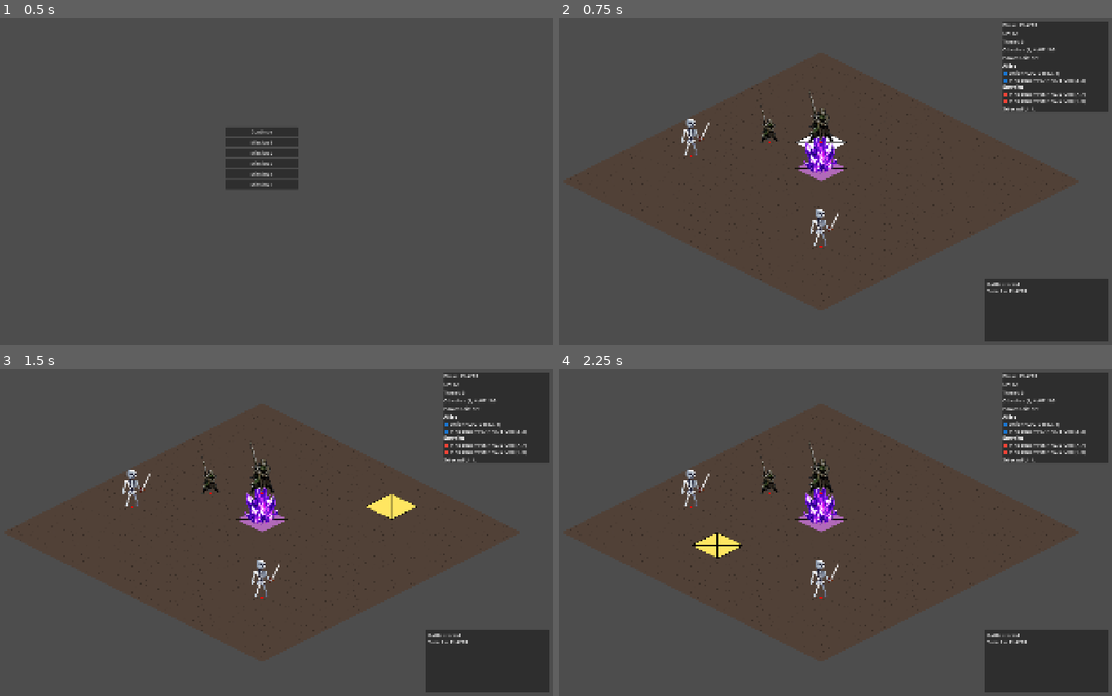
Above: before the commit, frames 1-4 (two rows, left to right).
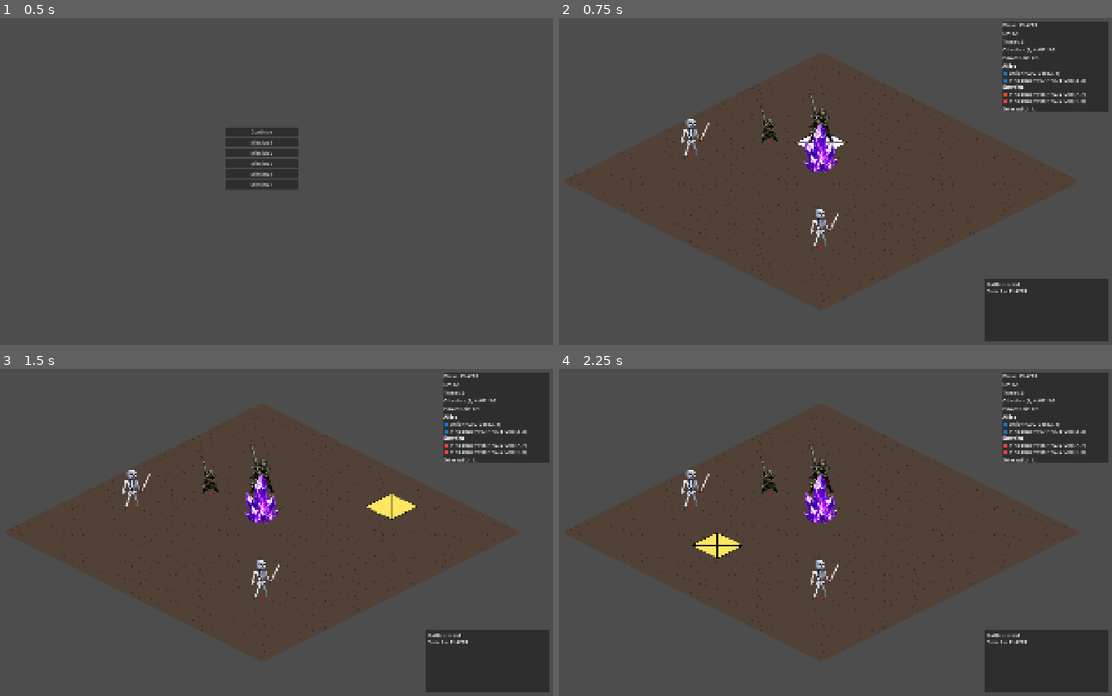
Above: after the commit, the same moments.

Repository: Nick-labs/TGS
Game: Godot game, scene res://scenes/ui/MainMenu.tscn
The game is run twice, just before and just after one commit, with the same random seed, the same clock (stepped at 60 frames per second) and the same inputs.
Inputs (mouse positions are in pixels of both pictures, inside the frame that each line leads up to):
- Up to frame 1 (0.5 s): no input
- Up to frame 2 (0.75 s): click "Continue" at 0.5 s
- Up to frame 3 (1.5 s): tap Enter at 1.25 s; move the mouse to (392, 516) at 1.27 s; click (392, 516) at 1.42 s
- Up to frame 4 (2.25 s): tap Space at 2 s; move the mouse to (702, 548) at 2.02 s; click (702, 548) at 2.17 s

Frame 1 is identical in both runs. In frame 2, 0.3% of the frame differs, in the area x 42-86%, y 12-50%; in frame 3, 0.3%; in frame 4, 0.3%.

Commit message:
fix objective z_index

Diff:
--- /dev/null
+++ b/data/common_units/sniper.tres
@@ -0,0 +1,18 @@
+[gd_resource type="Resource" script_class="UnitData" format=3 uid="uid://b7uhwjx5daqvo"]
+
+[ext_resource type="Script" uid="uid://dyjcs427yavw2" path="res://scripts/actions/BattleAction.gd" id="1_xqj20"]
+[ext_resource type="Script" uid="uid://j4df27kdc5dj" path="res://scripts/actions/ArtilleryAttackAction.gd" id="2_1snc6"]
+[ext_resource type="Script" uid="uid://ctnia1aps2tlj" path="res://scripts/data/UnitData.gd" id="3_xdc3u"]
+[ext_resource type="Texture2D" uid="uid://qk2jan01ound" path="res://assets/sprites/units/TestUnit.png" id="4_jce7r"]
+
+[sub_resource type="Resource" id="Resource_wx00p"]
+script = ExtResource("2_1snc6")
+metadata/_custom_type_script = "uid://j4df27kdc5dj"
+
+[resource]
+script = ExtResource("3_xdc3u")
+max_hp = 2
+texture = ExtResource("4_jce7r")
+visual_scale = Vector2(0.7, 0.7)
+actions = Array[ExtResource("1_xqj20")]([SubResource("Resource_wx00p")])
+metadata/_custom_type_script = "uid://ctnia1aps2tlj"
--- a/data/missions/mission_1/spawn_skeleton_1.tres
+++ b/data/missions/mission_1/spawn_skeleton_1.tres
@@ -1,7 +1,7 @@
 [gd_resource type="Resource" script_class="UnitSpawnData" format=3 uid="uid://b55ua2crbqysr"]
 
 [ext_resource type="Script" uid="uid://bnbqlpili3pr" path="res://scripts/data/UnitSpawnData.gd" id="1_6w3h3"]
-[ext_resource type="Resource" uid="uid://cfvugeiywarqv" path="res://data/units/skeleton.tres" id="2_6w3h3"]
+[ext_resource type="Resource" uid="uid://cfvugeiywarqv" path="res://data/common_units/skeleton.tres" id="2_6w3h3"]
 
 [resource]
 script = ExtResource("1_6w3h3")
--- a/data/missions/mission_1/spawn_skeleton_2.tres
+++ b/data/missions/mission_1/spawn_skeleton_2.tres
@@ -1,7 +1,7 @@
 [gd_resource type="Resource" script_class="UnitSpawnData" format=3 uid="uid://53rxbwebva11"]
 
 [ext_resource type="Script" uid="uid://bnbqlpili3pr" path="res://scripts/data/UnitSpawnData.gd" id="1_knocj"]
-[ext_resource type="Resource" uid="uid://cfvugeiywarqv" path="res://data/units/skeleton.tres" id="2_ykhtv"]
+[ext_resource type="Resource" uid="uid://cfvugeiywarqv" path="res://data/common_units/skeleton.tres" id="2_ykhtv"]
 
 [resource]
 script = ExtResource("1_knocj")
--- a/data/missions/mission_1/spawn_sniper_1.tres
+++ b/data/missions/mission_1/spawn_sniper_1.tres
@@ -1,7 +1,7 @@
 [gd_resource type="Resource" script_class="UnitSpawnData" format=3 uid="uid://ci5r51bl7ycnl"]
 
 [ext_resource type="Script" uid="uid://bnbqlpili3pr" path="res://scripts/data/UnitSpawnData.gd" id="1_43ds3"]
-[ext_resource type="Resource" uid="uid://dspqjoru7mlhj" path="res://data/units/striker.tres" id="2_43282"]
+[ext_resource type="Resource" uid="uid://dspqjoru7mlhj" path="res://data/common_units/striker.tres" id="2_43282"]
 
 [resource]
 script = ExtResource("1_43ds3")
--- a/data/missions/mission_1/spawn_striker_1.tres
+++ b/data/missions/mission_1/spawn_striker_1.tres
@@ -1,7 +1,7 @@
 [gd_resource type="Resource" script_class="UnitSpawnData" format=3 uid="uid://d3y75uhgq6tvs"]
 
 [ext_resource type="Script" uid="uid://bnbqlpili3pr" path="res://scripts/data/UnitSpawnData.gd" id="1_tk64b"]
-[ext_resource type="Resource" uid="uid://b7uhwjx5daqvo" path="res://data/units/sniper.tres" id="2_o4xwm"]
+[ext_resource type="Resource" uid="uid://b7uhwjx5daqvo" path="res://data/common_units/sniper.tres" id="2_o4xwm"]
 
 [resource]
 script = ExtResource("1_tk64b")
--- a/data/units/sniper.tres
+++ /dev/null
@@ -1,18 +0,0 @@
-[gd_resource type="Resource" script_class="UnitData" format=3 uid="uid://b7uhwjx5daqvo"]
-
-[ext_resource type="Script" uid="uid://ctnia1aps2tlj" path="res://scripts/data/UnitData.gd" id="1_22dgs"]
-[ext_resource type="Script" uid="uid://dyjcs427yavw2" path="res://scripts/actions/BattleAction.gd" id="1_w8ulu"]
-[ext_resource type="Texture2D" uid="uid://qk2jan01ound" path="res://assets/sprites/units/TestUnit.png" id="2_tj5ci"]
-[ext_resource type="Script" uid="uid://j4df27kdc5dj" path="res://scripts/actions/ArtilleryAttackAction.gd" id="2_uqikw"]
-
-[sub_resource type="Resource" id="Resource_wx00p"]
-script = ExtResource("2_uqikw")
-metadata/_custom_type_script = "uid://j4df27kdc5dj"
-
-[resource]
-script = ExtResource("1_22dgs")
-max_hp = 2
-texture = ExtResource("2_tj5ci")
-visual_scale = Vector2(0.7, 0.7)
-actions = Array[ExtResource("1_w8ulu")]([SubResource("Resource_wx00p")])
-metadata/_custom_type_script = "uid://ctnia1aps2tlj"
--- a/scenes/map/Battle.tscn
+++ b/scenes/map/Battle.tscn
@@ -41,19 +41,22 @@
 z_index = 102
 
 [node name="ObjectiveMarker" type="Node2D" parent="GridRoot/Grid" unique_id=316648406]
-z_index = 99
+z_as_relative = false
 
 [node name="Sprite2D" type="Sprite2D" parent="GridRoot/Grid/ObjectiveMarker" unique_id=1532770609]
 modulate = Color(0.9, 0.5, 1, 0.65)
+z_as_relative = false
 texture = ExtResource("15_objtex")
 
 [node name="Crystall2" type="Sprite2D" parent="GridRoot/Grid/ObjectiveMarker" unique_id=1272201249]
+z_index = 1008
+z_as_relative = false
 position = Vector2(-2, -41)
 scale = Vector2(0.19873045, 0.19873045)
 texture = ExtResource("6_1mbps")
 
 [node name="Units" type="Node2D" parent="GridRoot" unique_id=1829051910]
-z_index = 10
+z_as_relative = false
 y_sort_enabled = true
 
 [node name="UnitManager" parent="GridRoot" unique_id=188568835 node_paths=PackedStringArray("grid", "units_parent") instance=ExtResource("5_37gw2")]
--- /dev/null
+++ b/scenes/units/Entity.gd
@@ -0,0 +1,18 @@
+class_name Entity
+extends Node2D
+
+var hp: int
+var max_hp: int
+var cell: Vector2i
+
+#func take_damage(amount: int):
+	#hp -= amount
+	#
+	#if hp <= 0:
+		#die()
+#
+#func die():
+	#queue_free()
+
+func update_z_index():
+	z_index = cell.x + cell.y + 1000 # 1000 is entity layer
--- /dev/null
+++ b/scenes/units/Entity.tscn
@@ -0,0 +1,6 @@
+[gd_scene format=3 uid="uid://cyt77s51ab3jm"]
+
+[ext_resource type="Script" uid="uid://d0c1vouq0ur8j" path="res://scenes/units/Entity.gd" id="1_ohhko"]
+
+[node name="Entity" type="Node2D" unique_id=906112986]
+script = ExtResource("1_ohhko")
--- a/scripts/data/MissionData.gd
+++ b/scripts/data/MissionData.gd
@@ -1,6 +1,7 @@
 extends Resource
 class_name MissionData
 
+@export var grid_size: Vector2i = Vector2i(10, 10)
 @export var objective_cell: Vector2i
 @export var objective_max_hp: int = 5
 @export var cp_max: int = 3
--- a/scripts/map/Grid.gd
+++ b/scripts/map/Grid.gd
@@ -11,12 +11,15 @@
 var astar := AStarGrid2D.new()
 
 func _ready() -> void:
-	generate_grid()
+	pass
+
+func setup(grid_size: Vector2i):
+	generate_grid(grid_size)
 	setup_astar()
 
-func generate_grid() -> void:
-	for x in range(width):
-		for y in range(height):
+func generate_grid(size: Vector2i) -> void:
+	for x in range(size.x):
+		for y in range(size.y):
 			create_tile(Vector2i(x, y))
 
 func create_tile(coord: Vector2i) -> void:
--- a/scripts/systems/BattleManager.gd
+++ b/scripts/systems/BattleManager.gd
@@ -178,7 +178,7 @@
 
 func apply_mission_preset(mission_id: int):
 	mission_id = SaveManager.normalize_mission_id(mission_id)
-	var path := "res://data/missions/mission_%d/mission.tres" % mission_id
+	var path := "res://data/missions/mission_%d/" % mission_id + "mission_%d.tres" % mission_id
 
 	if not ResourceLoader.exists(path):
 		push_error("Mission not found: " + path)
@@ -191,6 +191,8 @@
 func apply_mission(mission: MissionData):
 	if mission == null:
 		push_error("No mission data")
+
+	grid.setup(mission.grid_size)
 
 	unit_manager.clear_all_units()
 
--- a/scripts/systems/EnvironmentManager.gd
+++ b/scripts/systems/EnvironmentManager.gd
@@ -12,7 +12,7 @@
 
 var objects: Dictionary = {}
 var objective_hp: int = 0
-var grid_buildings: Dictionary = {}
+#var grid_buildings: Dictionary = {}
 var power_grid_hp: int = 0
 var power_grid_max_hp: int = 0
 
@@ -21,11 +21,9 @@
 
 func reset_state():
 	objects.clear()
-	_setup_default_grid_buildings()
 	objective_hp = objective_max_hp
 	_refresh_objective_marker()
 	objective_updated.emit(objective_hp, objective_max_hp, objective_cell)
-	_recalculate_power_grid()
 
 func is_environment_at(cell: Vector2i) -> bool:
 	return objects.has(cell) or is_objective_at(cell)
@@ -38,11 +36,6 @@
 
 func damage_environment(cell: Vector2i, amount: int):
 	if amount <= 0:
-		return
-
-	if grid_buildings.has(cell):
-		grid_buildings[cell] = max(0, grid_buildings[cell] - amount)
-		_recalculate_power_grid()
 		return
 
 	if is_objective_at(cell):
@@ -62,7 +55,7 @@
 
 	objective_hp = max(0, objective_hp - amount)
 	objective_updated.emit(objective_hp, objective_max_hp, objective_cell)
-	_recalculate_power_grid()
+	#_recalculate_power_grid()
 	_refresh_objective_marker()
 
 	if objective_hp <= 0:
@@ -76,25 +69,19 @@
 		"alive": objective_hp > 0
 	}
 
-func get_power_grid_state() -> Dictionary:
-	return {
-		"hp": power_grid_hp,
-		"max_hp": power_grid_max_hp,
-		"building_count": grid_buildings.size() + 1
-	}
 
-func _setup_default_grid_buildings():
-	grid_buildings.clear()
-	grid_buildings[Vector2i(8, 2)] = 2
-	grid_buildings[Vector2i(9, 1)] = 2
+#func _setup_default_grid_buildings():
+	#grid_buildings.clear()
+	#grid_buildings[Vector2i(8, 2)] = 2
+	#grid_buildings[Vector2i(9, 1)] = 2
 
-func _recalculate_power_grid():
-	power_grid_max_hp = objective_max_hp
-	power_grid_hp = objective_hp
-	for hp in grid_buildings.values():
-		power_grid_max_hp += 2
-		power_grid_hp += max(0, int(hp))
-	power_grid_updated.emit(power_grid_hp, power_grid_max_hp)
+#func _recalculate_power_grid():
+	#power_grid_max_hp = objective_max_hp
+	#power_grid_hp = objective_hp
+	#for hp in grid_buildings.values():
+		#power_grid_max_hp += 2
+		#power_grid_hp += max(0, int(hp))
+	#power_grid_updated.emit(power_grid_hp, power_grid_max_hp)
 
 func _refresh_objective_marker():
 	if objective_marker == null:
@@ -105,4 +92,5 @@
 	var tile := grid.get_tile(objective_cell)
 	if tile != null:
 		objective_marker.position = tile.position
-		objective_marker.z_index = tile.z_index + 1
+		objective_marker.z_index = tile.coord.x + tile.coord.y + 1000
+		print(objective_marker.z_index)
--- a/scripts/ui/BattleHUD.gd
+++ b/scripts/ui/BattleHUD.gd
@@ -66,8 +66,8 @@
 	if environment_manager != null:
 		var obj := environment_manager.get_objective_state()
 		_on_objective_updated(obj["hp"], obj["max_hp"], obj["cell"])
-		var grid_state := environment_manager.get_power_grid_state()
-		_on_power_grid_updated(grid_state["hp"], grid_state["max_hp"])
+		#var grid_state := environment_manager.get_power_grid_state()
+		#_on_power_grid_updated(grid_state["hp"], grid_state["max_hp"])
 	_append_log("Battle started")
 
 func _process(_delta):
--- a/scripts/units/Unit.gd
+++ b/scripts/units/Unit.gd
@@ -1,4 +1,4 @@
-extends Node2D
+extends Entity
 class_name Unit
 
 signal move_finished(final_cell: Vector2i)
@@ -25,16 +25,13 @@
 
 @export var data: UnitData
 
-var max_hp: int
 var move_range: int
 var action_cost: int
 var actions: Array[BattleAction]
 var default_action: BattleAction
 
 var grid: Grid
-var cell: Vector2i
 var is_moving := false
-var hp: int
 var has_moved_this_turn := false
 var has_acted_this_turn := false
 var _hit_flash_tween: Tween
@@ -59,13 +56,10 @@
 	update_z_index()
 
 func _process(delta):
-	update_z_index()
+	update_z_index() # TODO: optimize
 
 func _draw():
 	draw_circle(Vector2.ZERO, 3, Color.RED)
-
-func update_z_index():
-	z_index = (cell.x + cell.y) * 1000
 
 func set_cell(new_cell: Vector2i):
 	cell = new_cell
Renamed: data/units/skeleton.tres -> data/common_units/skeleton.tres
Renamed: data/units/striker.tres -> data/common_units/striker.tres
Renamed: data/missions/mission_1/mission.tres -> data/missions/mission_1/mission_1.tres
